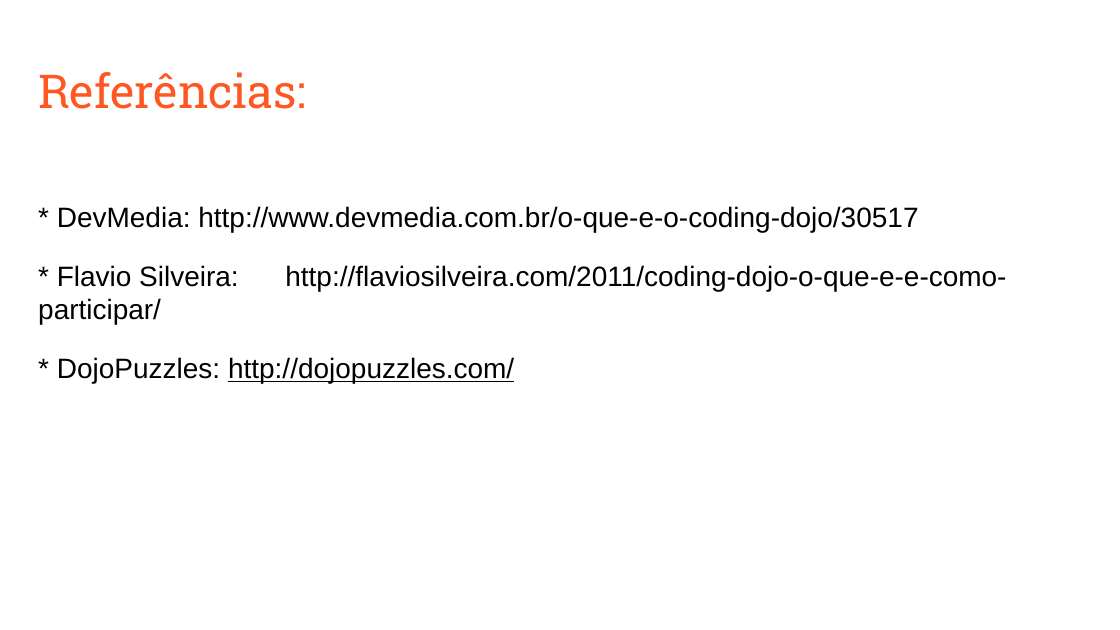
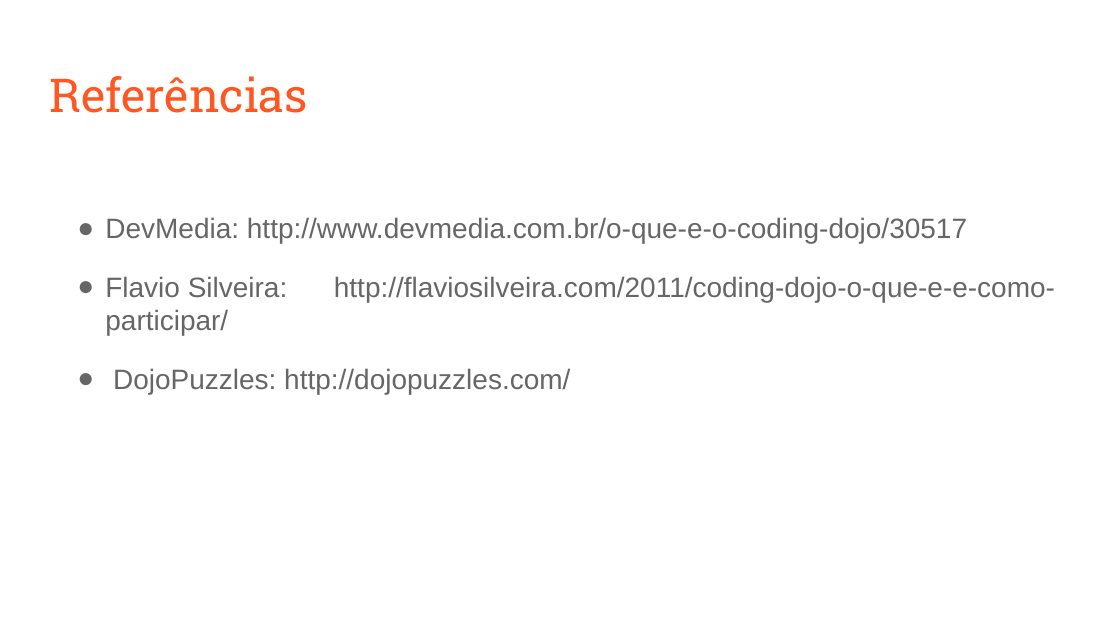
Before and after one commit to fga-eps-mds/A-Disciplina-MDS-EPS, a slide deck: slide 23 of MDS_Material/Coding_Dojo/Coding Dojo.odp (slide 15 before the commit). Drawn at 1120x630 pixels with LibreOffice and Linux fonts; fonts in the diff are those of the drawing. Boxes give left, top, right and bottom in pixels: in the first picture for what was removed or moved away, otherwise in the second. Text is boxed around its words. In the diff, an @@ line names an element or a change of style, - is before the commit and + after.

Commit message:
Refatorando apresentacao de coding dojo

```diff
--- a/MDS_Material/Coding_Dojo/Coding Dojo.odp
+++ b/MDS_Material/Coding_Dojo/Coding Dojo.odp
@@ title "Referências" at [49, 76, 308, 113]: vertical alignment middle to top @@
@@ title at [49, 76, 308, 113]: text changed @@
-Referências:
+Referências
@@ text at [105, 217, 1055, 394]: text changed; text colour #000000 to #666666 @@
-* DevMedia: http://www.devmedia.com.br/o-que-e-o-coding-dojo/30517
-* Flavio Silveira: http://flaviosilveira.com/2011/coding-dojo-o-que-e-e-como-participar/
-* DojoPuzzles: http://dojopuzzles.com/
+● DevMedia: http://www.devmedia.com.br/o-que-e-o-coding-dojo/30517
+● Flavio Silveira: http://flaviosilveira.com/2011/coding-dojo-o-que-e-e-como-participar/
+● DojoPuzzles: http://dojopuzzles.com/
```
Also in this commit, not shown: 11 other slides changed, 9 slides added, 1 slide removed.
